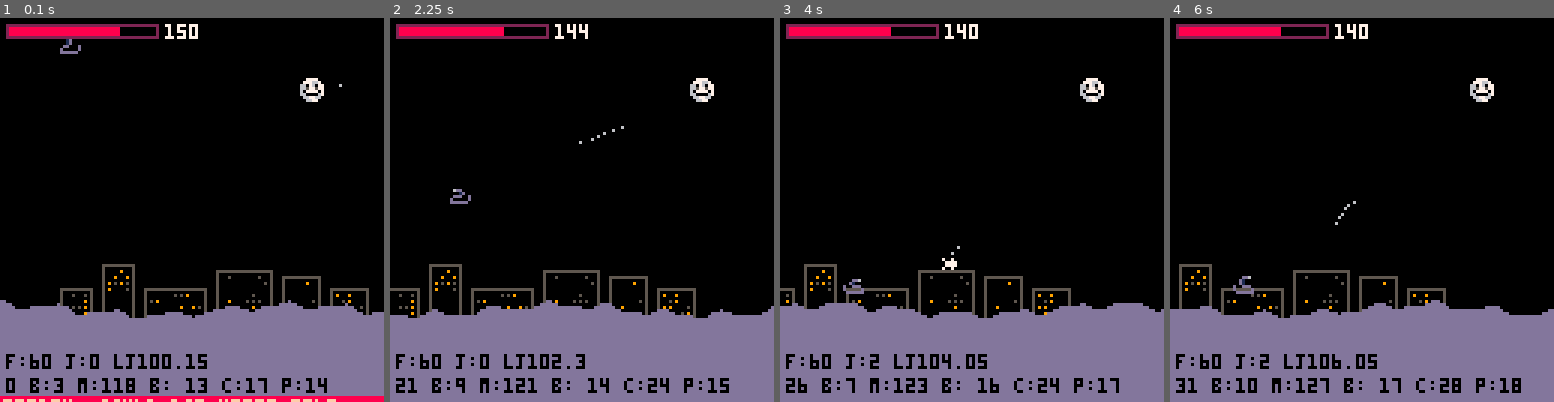
Above: before the commit, frames 1-4 (left to right).
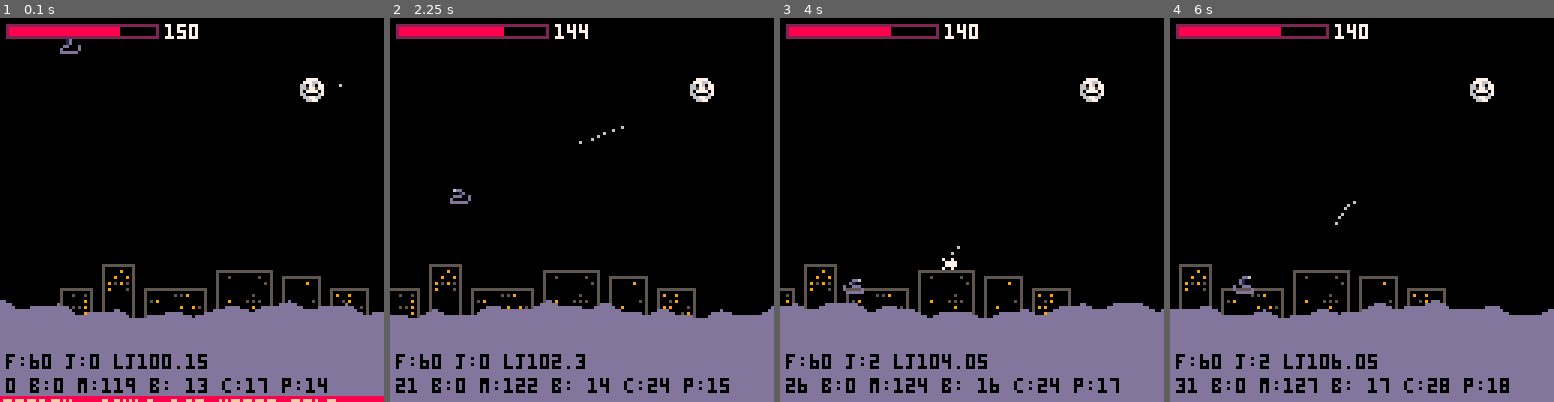
Above: after the commit, the same moments.

Repository: mbrc12/oinkjam
Game: PICO-8 cartridge oink.p8
Two runs of this game, one before a commit and one after it. Both use one fixed random seed, a clock stepped at 60 frames per second and the inputs below.
Inputs:
- Up to frame 1 (0.1 s): no input
- Up to frame 2 (2.25 s): tap X (X key) at 0.33, 1.07, 1.85 s; tap O (Z key) at 0.7, 1.7, 2.1 s; hold Right 1.6-2.1 s; hold Up from 2.15 s (still down)
- Up to frame 3 (4 s): release Up at 2.42 s; hold Right 2.47-3.03 s; tap O (Z key) every 0.4 s from 2.5 to 3.7 s; tap X (X key) at 2.97 s; hold Left 3.08-3.58 s; hold Down 3.63-3.97 s
- Up to frame 4 (6 s): hold Right 4.02-4.68 s; tap X (X key) at 4.08, 5.2 s; tap O (Z key) every 0.4 s from 4.1 to 5.7 s; hold Up 4.73-5.03 s; hold Left 5.08-5.68 s; hold Down from 5.73 s (still down)

The runs differ from the first frame. In frame 1, less than 0.1% of the frame differs, in the area x 14-35%, y 94-98%; in frame 2, less than 0.1%; in frame 3, less than 0.1%; in frame 4, 1.3%, in the area x 17-92%, y 93-98%.

Commit message:
refactor to enemies.lua

Diff:
--- a/core.lua
+++ b/core.lua
@@ -138,127 +138,6 @@
 
 local over = false
 
----@class Bullet
----@field x number
----@field y number
----@field vx number
----@field vy number
----@field w number
----@field h number
----@field damage number
----@field elapsed number
----@field show_time number
----@field color number
----@field target fun(self: Bullet, dt: number): (number, number)
----@type table<Bullet, boolean>
-local bullets = {}
-
----@enum (key) BulletKind
-local bullet_protos = {
-    moon = {
-        w = 1,
-        h = 1,
-        damage = 1,
-        color = 6,
-        show_time = 0.1,
-        elapsed = 0,
-        target = function(b, dt)
-            local x2, y2 = b.x + b.vx * dt, b.y + b.vy * dt
-            return x2, y2
-        end
-    },
-    rat = {
-        w = 2,
-        h = 2,
-        damage = 5,
-        color = 4,
-        show_time = 0.1,
-        elapsed = 0,
-        target = function(b, dt)
-            local gravity = 100
-            b.vy += gravity * dt
-            local x2, y2 = b.x + b.vx * dt, b.y + b.vy * dt
-            return x2, y2
-        end
-    }
-}
-
----@param bullet Bullet
----@param kind BulletKind
-function spawn_bullet(bullet, kind)
-    assert(bullet_protos[kind], "Unknown bullet kind: " .. kind)
-    setmetatable(bullet, { __index = bullet_protos[kind] })
-    bullets[bullet] = true
-    camera_register_entity(bullet, 1)
-end
-
-function spawn_bullets()
-    if time() % 1 < 0.1 then -- moon
-        local moon_pos = vec2:new(moon_x + camera_offset(1) + 4, moon_y + 4)
-        local px, py = player_center()
-        local dir = vec2:new(px - moon_pos.x, py - moon_pos.y):unit()
-        local speed = 100
-        local bullet = {
-            x = moon_pos.x,
-            y = moon_pos.y,
-            vx = dir.x * speed,
-            vy = dir.y * speed,
-        }
-        spawn_bullet(bullet, "moon")
-    end
-end
-
-function update_bullets()
-    spawn_bullets()
-    local todelete = {}
-
-    for b, _ in pairs(bullets) do
-        if b.x < player.x - 200 or b.x > player.x + 200 or
-            b.y < player.y - 200 or b.y > player.y + 200 then
-            add(todelete, b)
-            goto continue
-        end
-
-        b.elapsed = b.elapsed + delta_t
-        local x2, y2 = b:target(delta_t)
-        local done = false
-        local injure = false
-        physics:query(b.x, b.y, b.w, b.h, x2, y2, function(other, _)
-            if other == player then
-                player.hp = player.hp - b.damage
-                injure = true
-            end
-            done = true
-        end)
-        if done then
-            add(todelete, b)
-            local start = time()
-            local bx, by = b.x, b.y
-            local function f()
-                local t = time() - start
-                if injure then
-                    pal(7, 8)
-                end
-                anim("bullet_finish", t, bx - 4, by - 4, false)
-                pal()
-            end
-            add(queued_draws, f)
-            if injure then
-                sfx(sounds.hit, channels.sfx_1)
-            end
-        else
-            b.x, b.y = x2, y2
-        end
-
-        ::continue::
-    end
-    for _, b in ipairs(todelete) do
-        camera_remove_entity(b, 1)
-        bullets[b] = nil
-    end
-end
-
-
 function _update60()
     if over then
         sfx(sounds._stop, 1)
@@ -318,12 +197,7 @@
         anim("player_run", t, 20 + camera_offset(1), player.y, player.flip)
     end
 
-    for b, _ in pairs(bullets) do
-        if b.elapsed > b.show_time then
-            local bx, by = round(b.x), round(b.y)
-            rectfill(bx, by, bx + b.w - 1, by + b.h - 1, b.color)
-        end
-    end
+    draw_bullets()
 
     --- queued draws
     filter(queued_draws, function(f)
--- a/enemies.lua
+++ b/enemies.lua
@@ -1,3 +1,133 @@
+---@class Bullet
+---@field x number
+---@field y number
+---@field vx number
+---@field vy number
+---@field w number
+---@field h number
+---@field damage number
+---@field elapsed number
+---@field show_time number
+---@field color number
+---@field step fun(self: Bullet, dt: number): (number, number)
+---@type table<Bullet, boolean>
+local bullets = {}
+
+---@enum (key) BulletKind
+local bullet_protos = {
+    moon = {
+        w = 1,
+        h = 1,
+        damage = 1,
+        color = 6,
+        show_time = 0.1,
+        elapsed = 0,
+        step = function(b, dt)
+            local x2, y2 = b.x + b.vx * dt, b.y + b.vy * dt
+            return x2, y2
+        end
+    },
+    rat = {
+        w = 2,
+        h = 2,
+        damage = 5,
+        color = 4,
+        show_time = 0.1,
+        elapsed = 0,
+        step = function(b, dt)
+            local gravity = 100
+            b.vy += gravity * dt
+            local x2, y2 = b.x + b.vx * dt, b.y + b.vy * dt
+            return x2, y2
+        end
+    }
+}
+
+---@param bullet Bullet
+---@param kind BulletKind
+function spawn_bullet(bullet, kind)
+    assert(bullet_protos[kind], "Unknown bullet kind: " .. kind)
+    setmetatable(bullet, { __index = bullet_protos[kind] })
+    bullets[bullet] = true
+    camera_register_entity(bullet, 1)
+end
+
+function spawn_bullets()
+    if time() % 1 < 0.1 then -- moon
+        local moon_pos = vec2:new(moon_x + camera_offset(1) + 4, moon_y + 4)
+        local px, py = player_center()
+        local dir = vec2:new(px - moon_pos.x, py - moon_pos.y):unit()
+        local speed = 100
+        local bullet = {
+            x = moon_pos.x,
+            y = moon_pos.y,
+            vx = dir.x * speed,
+            vy = dir.y * speed,
+        }
+        spawn_bullet(bullet, "moon")
+    end
+end
+
+function update_bullets()
+    spawn_bullets()
+    local todelete = {}
+
+    for b, _ in pairs(bullets) do
+        if b.x < player.x - 200 or b.x > player.x + 200 or
+            b.y < player.y - 200 or b.y > player.y + 200 then
+            add(todelete, b)
+            goto continue
+        end
+
+        b.elapsed = b.elapsed + delta_t
+        local x2, y2 = b:step(delta_t)
+        local done = false
+        local injure = false
+        physics:query(b.x, b.y, b.w, b.h, x2, y2, function(other, _)
+            if other == player then
+                player.hp = player.hp - b.damage
+                injure = true
+            end
+            done = true
+        end)
+        if done then
+            add(todelete, b)
+            local start = time()
+            local bx, by = b.x, b.y
+            local function f()
+                local t = time() - start
+                if injure then
+                    pal(7, 8)
+                end
+                anim("bullet_finish", t, bx - 4, by - 4, false)
+                pal()
+            end
+            add(queued_draws, f)
+            if injure then
+                sfx(sounds.hit, channels.sfx_1)
+            end
+        else
+            b.x, b.y = x2, y2
+        end
+
+        ::continue::
+    end
+    for _, b in ipairs(todelete) do
+        camera_remove_entity(b, 1)
+        bullets[b] = nil
+    end
+end
+
+function draw_bullets()
+    for b, _ in pairs(bullets) do
+        if b.elapsed > b.show_time then
+            local bx, by = round(b.x), round(b.y)
+            rectfill(bx, by, bx + b.w - 1, by + b.h - 1, b.color)
+        end
+    end
+end
+
+
 local enemies = {}
 local proto = {
     rat = {
--- a/oink.p8
+++ b/oink.p8
@@ -325,7 +325,7 @@
 00000000005555000000000000000000000000000000000000000000000000000077770000070700070000700000000000000000000000000000000000000000
 00000000000000000000000000000000000000000000000000000000000000000000000000000000000000000000000000000000000000000000000000000000
 00000000000000000444060004440000000000006dd00000000000000000000006dd000000000000000000000000000000000000000000000000000000000000
-0000000000000000444460004444660000000000001d00006dd0000006dd00000001d00000000000000000000000000000000000000000000000000000000000
+0000000000000000444450004444560000000000001d00006dd0000006dd00000001d00000000000000000000000000000000000000000000000000000000000
 0000000000000000000000000000000000000000001d0000001d00000001d0000001d00000000000000000000000000000000000000000000000000000000000
 00000000000000000000000000000000000000000dd000d00dd000d00ddd00d00ddd00d000000000000000000000000000000000000000000000000000000000
 0000000000000000000000000000000000000000d00000d0d00000d0d00000d0d00000d000000000000000000000000000000000000000000000000000000000
Not shown, changed: log.txt
